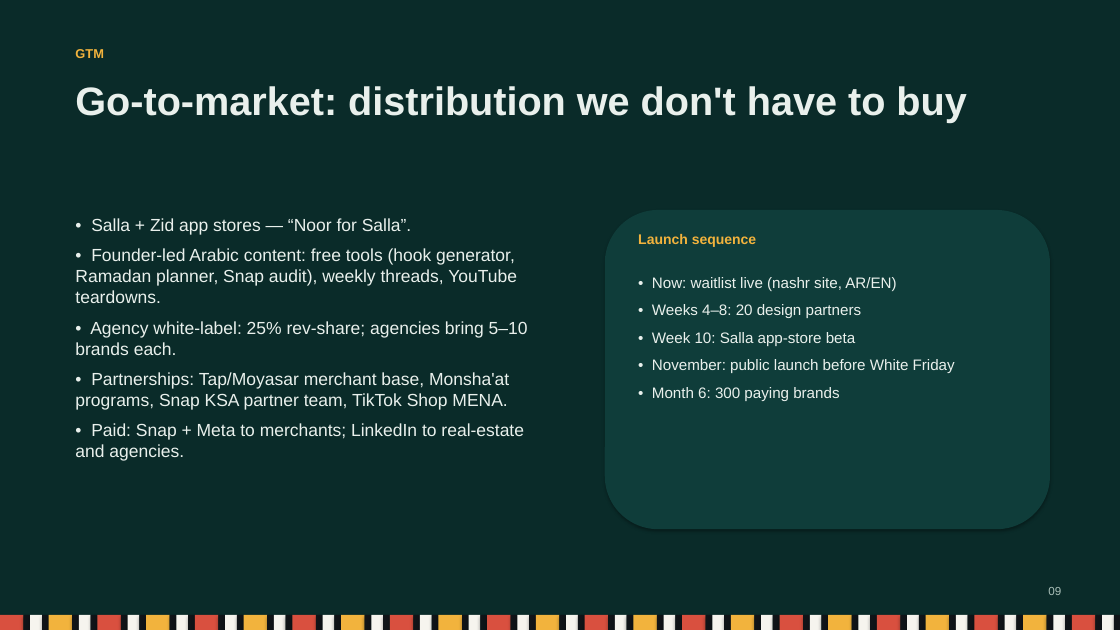
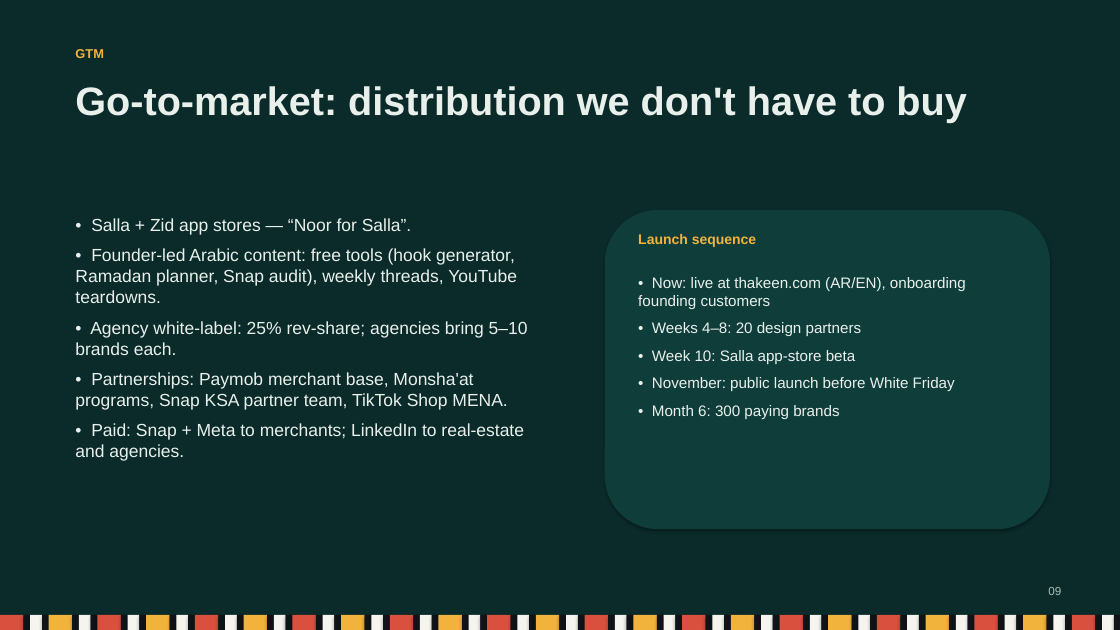
Before and after one commit to iAbulkhair/Nashr, a slide deck: slide 9 of docs/Nashr_Pitch_Deck.pptx. Drawn at 1120x630 pixels with LibreOffice and Linux fonts; fonts in the diff are those of the drawing. Boxes give left, top, right and bottom in pixels: in the first picture for what was removed or moved away, otherwise in the second. Text is boxed around its words. In the diff, an @@ line names an element or a change of style, - is before the commit and + after.

```diff
--- a/docs/Nashr_Pitch_Deck.pptx
+++ b/docs/Nashr_Pitch_Deck.pptx
@@ text at [638, 277, 966, 309]: text changed @@
-• Now: waitlist live (nashr site, AR/EN)
+• Now: live at thakeen.com (AR/EN), onboarding founding customers
@@ text at [75, 372, 507, 410]: text changed @@
-• Partnerships: Tap/Moyasar merchant base, Monsha'at programs, Snap KSA partner team, TikTok Shop MENA.
+• Partnerships: Paymob merchant base, Monsha'at programs, Snap KSA partner team, TikTok Shop MENA.
```
Also in this commit, not shown: 10 other slides changed, 7 other files.
